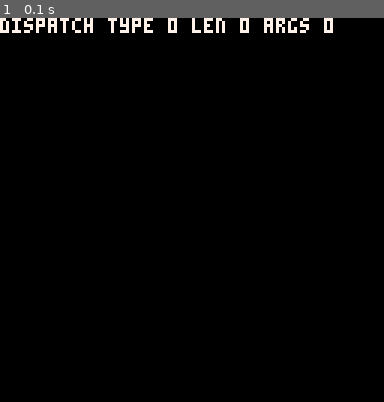
Above: before the commit, frame 1.
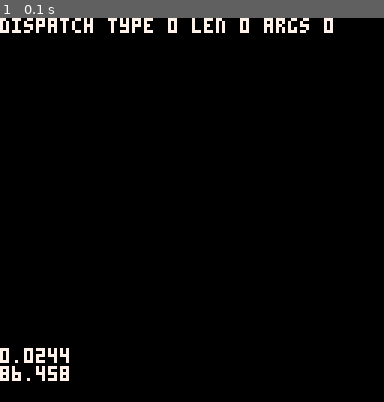
Above: after the commit, the same moment.

Repository: wesen/carts
Game: PICO-8 cartridge fx-editor/fx-editor.p8
Two runs of this game, one before a commit and one after it. Both use one fixed random seed, a clock stepped at 60 frames per second and the inputs below.
Inputs:
- Up to frame 1 (0.1 s): no input

The runs differ from the first frame. In frame 1, 0.7% of the frame differs, in the area x 0-18%, y 85-95%.

Commit message:
Add particle nodes

Diff:
--- a/fx-editor/fx-editor.lua
+++ b/fx-editor/fx-editor.lua
@@ -2,6 +2,11 @@
 --#include strings
 --#include rpc
 --#include nodes
+
+--#include helpers
+--#include tween
+--#include particles
+--#include particle_nodes
 
 function _init()
  poke(0x5f2d,1)
@@ -34,4 +39,7 @@
   i+=1
  end
  print(debug_str,0,0,7)
+
+ print(tostr(stat(1)),0, 110,7)
+ print(tostr(stat(0)),0, 116,7)
 end
--- a/fx-editor/fx-editor.p8
+++ b/fx-editor/fx-editor.p8
@@ -239,17 +239,19 @@
  return "sine("..tostr(self.f)..","..tostr(self.phase)..")"
 end
 
-
 -- mouse node
 cls_node_mouse=subclass(cls_node,function(self,args)
  cls_node._ctr(self,args)
+ self.prev_button=stat(34)
 end)
 node_types[4]=cls_node_mouse
 
 function cls_node_mouse:update()
  self:send_value(0,stat(32))
  self:send_value(1,stat(33))
- self:send_value(2,stat(34))
+ local button=stat(34)
+ if (button!=self.prev_button) self:send_value(2,button)
+ self.prev_button=button
 end
 
 function cls_node_mouse:str()
@@ -305,6 +307,320 @@
 rpc_dispatch[5]=rpc_set_value
 
 
+-- functions
+function appr(val,target,amount)
+ return (val>target and max(val-amount,target)) or min(val+amount,target)
+end
+
+function sign(v)
+ return v>0 and 1 or v<0 and -1 or 0
+end
+
+function round(x)
+ return flr(x+0.5)
+end
+
+function maybe(p)
+ if (p==nil) p=0.5
+ return rnd(1)<p
+end
+
+function mrnd(x)
+ return rnd(x*2)-x
+end
+
+function rndsign()
+ return rnd(1)>0.5 and 1 or -1
+end
+
+function rnd_elt(arr)
+ local idx=flr(rnd(#arr))+1
+ return arr[idx]
+end
+
+
+--- function for calculating
+-- exponents to a higher degree
+-- of accuracy than using the
+-- ^ operator.
+-- function created by samhocevar.
+-- source: https://www.lexaloffle.com/bbs/?tid=27864
+-- @param x number to apply exponent to.
+-- @param a exponent to apply.
+-- @return the result of the
+-- calculation.
+function pow(x,a)
+  if (a==0) return 1
+  if (a<0) x,a=1/x,-a
+ local ret,a0,xn=1,flr(a),x
+  a-=a0
+  while a0>=1 do
+      if (a0%2>=1) ret*=xn
+      xn,a0=xn*xn,shr(a0,1)
+  end
+  while a>0 do
+      while a<1 do x,a=sqrt(x),a+a end
+      ret,a=ret*x,a-1
+  end
+  return ret
+end
+
+function palbg(col)
+ for i=1,16 do
+  pal(i,col)
+ end
+end
+
+function bspr(s,x,y,flipx,flipy,col)
+ palbg(col)
+ spr(s,x-1,y,1,1,flipx,flipy)
+ spr(s,x+1,y,1,1,flipx,flipy)
+ spr(s,x,y-1,1,1,flipx,flipy)
+ spr(s,x,y+1,1,1,flipx,flipy)
+ pal()
+ spr(s,x,y,1,1,flipx,flipy)
+end
+
+function bstr(s,x,y,c1,c2)
+	for i=0,2 do
+	 for j=0,2 do
+	  if not(i==1 and j==1) then
+	   print(s,x+i,y+j,c1)
+	  end
+	 end
+	end
+	print(s,x+1,y+1,c2)
+end
+
+
+cls_layer=class(function(self)
+ self.particles={}
+ self.emit_interval=.2
+ self.t=0
+ self.x=64
+ self.x_jitter=0
+ self.y=64
+ self.y_jitter=0
+ self.default_lifetime=1
+ self.lifetime_jitter=0
+ self.default_radius=3
+ self.radius_jitter=0
+ self.min_angle=0
+ self.max_angle=1
+ self.default_speed_x=1
+ self.speed_jitter_x=0
+ self.default_speed_y=1
+ self.speed_jitter_y=0
+ self.gravity=0.1
+ self.default_weight=1
+ self.weight_jitter=0
+ self.fill=false
+ self.col=7
+ self.cols=nil
+ self.grow=false
+ self.trail_duration=0
+ self.trails={}
+ self.die_cb=nil
+ self.emit_cb=nil
+ self.default_damping=1
+ self.damping_jitter=0
+end)
+
+function cls_layer:emit(x,y)
+ if (x==nil) x=self.x
+ if (y==nil) y=self.y
+ local angle=self.min_angle+rnd(self.max_angle-self.min_angle)
+ local spd_x=cos(angle)*self.default_speed_x+mrnd(self.speed_jitter_x)
+ local spd_y=sin(angle)*self.default_speed_y+mrnd(self.speed_jitter_y)
+ local weight=self.default_weight+mrnd(self.weight_jitter)
+
+ local p={x=x+mrnd(self.x_jitter),
+          y=y+mrnd(self.y_jitter),
+          spd_x=spd_x,
+          spd_y=spd_y,
+          t=0,
+          weight=weight,
+          damping=self.default_damping+mrnd(self.damping_jitter),
+          radius=self.default_radius+mrnd(self.radius_jitter),
+          lifetime=self.default_lifetime+mrnd(self.lifetime_jitter)
+         }
+ add(self.particles,p)
+ if (self.emit_cb!=nil) self.emit_cb(p)
+ return p
+end
+
+function cls_layer:update()
+ self.t+=dt
+ if self.emit_interval!=nil and self.t>self.emit_interval then
+  self.t=0
+  self:emit()
+ end
+ for p in all(self.particles) do
+  p.x+=p.spd_x
+  p.spd_y+=p.weight*self.gravity
+  p.y+=p.spd_y
+  p.t+=dt
+  p.spd_x*=p.damping
+  p.spd_y*=p.damping
+  if self.trail_duration>0 then
+   local radius=p.radius*(1-p.t/p.lifetime)
+   if (self.grow) radius=p.radius-radius
+   add(self.trails,{
+    x=p.x,
+    y=p.y,
+    t=0,
+    radius=radius,
+    lifetime=self.trail_duration
+   })
+  end
+  if p.t>p.lifetime then
+   if (self.die_cb!=nil) self.die_cb(p)
+   del(self.particles,p)
+  end
+ end
+ for trail in all(self.trails) do
+  trail.t+=dt
+  if trail.t>trail.lifetime then
+   del(self.trails,trail)
+  end
+ end
+end
+
+function cls_layer:draw()
+ for p in all(self.particles) do
+  local col=self.col
+  if col==nil then
+   col=self.cols[flr(#self.cols*p.t/p.lifetime)+1]
+  end
+  local radius=p.radius*(1-p.t/p.lifetime)
+  if (self.grow) radius=p.radius-radius
+  if self.fill then
+   circfill(p.x,p.y,radius,col)
+  else
+   circ(p.x,p.y,radius,col)
+  end
+ end
+
+ for p in all(self.trails) do
+  local col=self.col
+  if col==nil then
+   col=self.cols[flr(#self.cols*p.t/p.lifetime)+1]
+  end
+  local radius=p.radius
+  if self.fill then
+   circfill(p.x,p.y,radius,col)
+  else
+   circ(p.x,p.y,radius,col)
+  end
+ end
+end
+
+cls_node_particles=subclass(cls_node,function(self,args,layer)
+ cls_node._ctr(self,args)
+ self.layer=layer
+ self.layer.die_cb=function(p)
+  self:send_value(0,p.x)
+  self:send_value(1,p.y)
+  self:send_value(2,1)
+ end
+end)
+
+function cls_node_particles:update()
+ self.layer:update()
+end
+function cls_node_particles:draw()
+ self.layer:draw()
+end
+
+function cls_node_particles:set_value(id,value)
+ if (id==0 and value>0) self.layer:emit()
+ if (id==1) self.layer.x=value
+ if (id==2) self.layer.y=value
+end
+
+cls_node_blast=subclass(cls_node_particles,function(self,args)
+ local blast_layer=cls_layer.init()
+ blast_layer.emit_interval=nil
+ blast_layer.col=7
+ blast_layer.min_angle=0
+ blast_layer.max_angle=0.5
+ blast_layer.default_weight=0
+ blast_layer.weight_jitter=0
+ blast_layer.fill=true
+ blast_layer.default_radius=10
+ blast_layer.default_lifetime=0.1
+ blast_layer.default_speed_x=0
+ blast_layer.default_speed_y=0
+ blast_layer.radius_jitter=5
+ blast_layer.grow=true
+ cls_node_particles._ctr(self,args,blast_layer)
+end)
+node_types[5]=cls_node_blast
+
+function cls_node_blast:str()
+ return "blast"
+end
+
+cls_node_rays=subclass(cls_node_particles,function(self,args)
+ local layer=cls_layer.init()
+ layer.x=64
+ layer.y=0
+ layer.emit_interval=nil
+ layer.col=nil
+ layer.cols={8,9,10,10,7}
+ layer.min_angle=-0.5
+ layer.x_jitter=20
+ layer.max_angle=0
+ layer.default_weight=2
+ layer.weight_jitter=2
+ layer.fill=true
+ layer.default_radius=2
+ layer.default_lifetime=0.5
+ layer.lifetime_jitter=0.1
+ layer.radius_jitter=1
+ layer.default_speed_x=1
+ layer.speed_jitter_x=0.3
+ layer.default_speed_y=1
+ layer.speed_jitter_y=0.3
+ layer.trail_duration=0.2
+ layer.grow=true
+ cls_node_particles._ctr(self,args,layer)
+end)
+node_types[6]=cls_node_rays
+
+function cls_node_rays:str()
+ return "rays"
+end
+
+cls_node_dust=subclass(cls_node_particles,function(self,args)
+ local dust_layer=cls_layer.init()
+ dust_layer.gravity=0.0
+ dust_layer.col=nil
+ dust_layer.cols={7,10,9,8,2,1}
+ dust_layer.emit_interval=nil
+ dust_layer.default_lifetime=0.3
+ dust_layer.default_speed_x=4
+ dust_layer.default_speed_y=4
+ dust_layer.default_damping=0.8
+ cls_node_particles._ctr(self,args,dust_layer)
+end)
+node_types[7]=cls_node_dust
+
+function cls_node_dust:set_value(id,value)
+ if id==0 and value>0 then
+  for i=0,5 do
+   self.layer:emit()
+  end
+ end
+ if (id==1) self.layer.x=value
+ if (id==2) self.layer.y=value
+end
+
+function cls_node_dust:str()
+ return "dust"
+end
+
+
 function _init()
  poke(0x5f2d,1)
 end
@@ -336,6 +652,9 @@
   i+=1
  end
  print(debug_str,0,0,7)
+
+ print(tostr(stat(1)),0, 110,7)
+ print(tostr(stat(0)),0, 116,7)
 end
 
 __gfx__
--- /dev/null
+++ b/fx-editor/helpers.lua
@@ -0,0 +1,84 @@
+-- functions
+function appr(val,target,amount)
+ return (val>target and max(val-amount,target)) or min(val+amount,target)
+end
+
+function sign(v)
+ return v>0 and 1 or v<0 and -1 or 0
+end
+
+function round(x)
+ return flr(x+0.5)
+end
+
+function maybe(p)
+ if (p==nil) p=0.5
+ return rnd(1)<p
+end
+
+function mrnd(x)
+ return rnd(x*2)-x
+end
+
+function rndsign()
+ return rnd(1)>0.5 and 1 or -1
+end
+
+function rnd_elt(arr)
+ local idx=flr(rnd(#arr))+1
+ return arr[idx]
+end
+
+
+--- function for calculating
+-- exponents to a higher degree
+-- of accuracy than using the
+-- ^ operator.
+-- function created by samhocevar.
+-- source: https://www.lexaloffle.com/bbs/?tid=27864
+-- @param x number to apply exponent to.
+-- @param a exponent to apply.
+-- @return the result of the
+-- calculation.
+function pow(x,a)
+  if (a==0) return 1
+  if (a<0) x,a=1/x,-a
+ local ret,a0,xn=1,flr(a),x
+  a-=a0
+  while a0>=1 do
+      if (a0%2>=1) ret*=xn
+      xn,a0=xn*xn,shr(a0,1)
+  end
+  while a>0 do
+      while a<1 do x,a=sqrt(x),a+a end
+      ret,a=ret*x,a-1
+  end
+  return ret
+end
+
+function palbg(col)
+ for i=1,16 do
+  pal(i,col)
+ end
+end
+
+function bspr(s,x,y,flipx,flipy,col)
+ palbg(col)
+ spr(s,x-1,y,1,1,flipx,flipy)
+ spr(s,x+1,y,1,1,flipx,flipy)
+ spr(s,x,y-1,1,1,flipx,flipy)
+ spr(s,x,y+1,1,1,flipx,flipy)
+ pal()
+ spr(s,x,y,1,1,flipx,flipy)
+end
+
+function bstr(s,x,y,c1,c2)
+	for i=0,2 do
+	 for j=0,2 do
+	  if not(i==1 and j==1) then
+	   print(s,x+i,y+j,c1)
+	  end
+	 end
+	end
+	print(s,x+1,y+1,c2)
+end
--- a/fx-editor/nodes.lua
+++ b/fx-editor/nodes.lua
@@ -151,17 +151,19 @@
  return "sine("..tostr(self.f)..","..tostr(self.phase)..")"
 end
 
-
 -- mouse node
 cls_node_mouse=subclass(cls_node,function(self,args)
  cls_node._ctr(self,args)
+ self.prev_button=stat(34)
 end)
 node_types[4]=cls_node_mouse
 
 function cls_node_mouse:update()
  self:send_value(0,stat(32))
  self:send_value(1,stat(33))
- self:send_value(2,stat(34))
+ local button=stat(34)
+ if (button!=self.prev_button) self:send_value(2,button)
+ self.prev_button=button
 end
 
 function cls_node_mouse:str()
--- /dev/null
+++ b/fx-editor/particle_nodes.lua
@@ -0,0 +1,104 @@
+cls_node_particles=subclass(cls_node,function(self,args,layer)
+ cls_node._ctr(self,args)
+ self.layer=layer
+ self.layer.die_cb=function(p)
+  self:send_value(0,p.x)
+  self:send_value(1,p.y)
+  self:send_value(2,1)
+ end
+end)
+
+function cls_node_particles:update()
+ self.layer:update()
+end
+function cls_node_particles:draw()
+ self.layer:draw()
+end
+
+function cls_node_particles:set_value(id,value)
+ if (id==0 and value>0) self.layer:emit()
+ if (id==1) self.layer.x=value
+ if (id==2) self.layer.y=value
+end
+
+cls_node_blast=subclass(cls_node_particles,function(self,args)
+ local blast_layer=cls_layer.init()
+ blast_layer.emit_interval=nil
+ blast_layer.col=7
+ blast_layer.min_angle=0
+ blast_layer.max_angle=0.5
+ blast_layer.default_weight=0
+ blast_layer.weight_jitter=0
+ blast_layer.fill=true
+ blast_layer.default_radius=10
+ blast_layer.default_lifetime=0.1
+ blast_layer.default_speed_x=0
+ blast_layer.default_speed_y=0
+ blast_layer.radius_jitter=5
+ blast_layer.grow=true
+ cls_node_particles._ctr(self,args,blast_layer)
+end)
+node_types[5]=cls_node_blast
+
+function cls_node_blast:str()
+ return "blast"
+end
+
+cls_node_rays=subclass(cls_node_particles,function(self,args)
+ local layer=cls_layer.init()
+ layer.x=64
+ layer.y=0
+ layer.emit_interval=nil
+ layer.col=nil
+ layer.cols={8,9,10,10,7}
+ layer.min_angle=-0.5
+ layer.x_jitter=20
+ layer.max_angle=0
+ layer.default_weight=2
+ layer.weight_jitter=2
+ layer.fill=true
+ layer.default_radius=2
+ layer.default_lifetime=0.5
+ layer.lifetime_jitter=0.1
+ layer.radius_jitter=1
+ layer.default_speed_x=1
+ layer.speed_jitter_x=0.3
+ layer.default_speed_y=1
+ layer.speed_jitter_y=0.3
+ layer.trail_duration=0.2
+ layer.grow=true
+ cls_node_particles._ctr(self,args,layer)
+end)
+node_types[6]=cls_node_rays
+
+function cls_node_rays:str()
+ return "rays"
+end
+
+cls_node_dust=subclass(cls_node_particles,function(self,args)
+ local dust_layer=cls_layer.init()
+ dust_layer.gravity=0.0
+ dust_layer.col=nil
+ dust_layer.cols={7,10,9,8,2,1}
+ dust_layer.emit_interval=nil
+ dust_layer.default_lifetime=0.3
+ dust_layer.default_speed_x=4
+ dust_layer.default_speed_y=4
+ dust_layer.default_damping=0.8
+ cls_node_particles._ctr(self,args,dust_layer)
+end)
+node_types[7]=cls_node_dust
+
+function cls_node_dust:set_value(id,value)
+ if id==0 and value>0 then
+  for i=0,5 do
+   self.layer:emit()
+  end
+ end
+ if (id==1) self.layer.x=value
+ if (id==2) self.layer.y=value
+end
+
+function cls_node_dust:str()
+ return "dust"
+end
--- /dev/null
+++ b/fx-editor/particles.lua
@@ -0,0 +1,121 @@
+cls_layer=class(function(self)
+ self.particles={}
+ self.emit_interval=.2
+ self.t=0
+ self.x=64
+ self.x_jitter=0
+ self.y=64
+ self.y_jitter=0
+ self.default_lifetime=1
+ self.lifetime_jitter=0
+ self.default_radius=3
+ self.radius_jitter=0
+ self.min_angle=0
+ self.max_angle=1
+ self.default_speed_x=1
+ self.speed_jitter_x=0
+ self.default_speed_y=1
+ self.speed_jitter_y=0
+ self.gravity=0.1
+ self.default_weight=1
+ self.weight_jitter=0
+ self.fill=false
+ self.col=7
+ self.cols=nil
+ self.grow=false
+ self.trail_duration=0
+ self.trails={}
+ self.die_cb=nil
+ self.emit_cb=nil
+ self.default_damping=1
+ self.damping_jitter=0
+end)
+
+function cls_layer:emit(x,y)
+ if (x==nil) x=self.x
+ if (y==nil) y=self.y
+ local angle=self.min_angle+rnd(self.max_angle-self.min_angle)
+ local spd_x=cos(angle)*self.default_speed_x+mrnd(self.speed_jitter_x)
+ local spd_y=sin(angle)*self.default_speed_y+mrnd(self.speed_jitter_y)
+ local weight=self.default_weight+mrnd(self.weight_jitter)
+
+ local p={x=x+mrnd(self.x_jitter),
+          y=y+mrnd(self.y_jitter),
+          spd_x=spd_x,
+          spd_y=spd_y,
+          t=0,
+          weight=weight,
+          damping=self.default_damping+mrnd(self.damping_jitter),
+          radius=self.default_radius+mrnd(self.radius_jitter),
+          lifetime=self.default_lifetime+mrnd(self.lifetime_jitter)
+         }
+ add(self.particles,p)
+ if (self.emit_cb!=nil) self.emit_cb(p)
+ return p
+end
+
+function cls_layer:update()
+ self.t+=dt
+ if self.emit_interval!=nil and self.t>self.emit_interval then
+  self.t=0
+  self:emit()
+ end
+ for p in all(self.particles) do
+  p.x+=p.spd_x
+  p.spd_y+=p.weight*self.gravity
+  p.y+=p.spd_y
+  p.t+=dt
+  p.spd_x*=p.damping
+  p.spd_y*=p.damping
+  if self.trail_duration>0 then
+   local radius=p.radius*(1-p.t/p.lifetime)
+   if (self.grow) radius=p.radius-radius
+   add(self.trails,{
+    x=p.x,
+    y=p.y,
+    t=0,
+    radius=radius,
+    lifetime=self.trail_duration
+   })
+  end
+  if p.t>p.lifetime then
+   if (self.die_cb!=nil) self.die_cb(p)
+   del(self.particles,p)
+  end
+ end
+ for trail in all(self.trails) do
+  trail.t+=dt
+  if trail.t>trail.lifetime then
+   del(self.trails,trail)
+  end
+ end
+end
+
+function cls_layer:draw()
+ for p in all(self.particles) do
+  local col=self.col
+  if col==nil then
+   col=self.cols[flr(#self.cols*p.t/p.lifetime)+1]
+  end
+  local radius=p.radius*(1-p.t/p.lifetime)
+  if (self.grow) radius=p.radius-radius
+  if self.fill then
+   circfill(p.x,p.y,radius,col)
+  else
+   circ(p.x,p.y,radius,col)
+  end
+ end
+
+ for p in all(self.trails) do
+  local col=self.col
+  if col==nil then
+   col=self.cols[flr(#self.cols*p.t/p.lifetime)+1]
+  end
+  local radius=p.radius
+  if self.fill then
+   circfill(p.x,p.y,radius,col)
+  else
+   circ(p.x,p.y,radius,col)
+  end
+ end
+end
Empty file added: fx-editor/tween.lua
Not shown, changed: fx-editor/fx-editor.js
Not shown, changed: fx-editor/js/nodes.js
